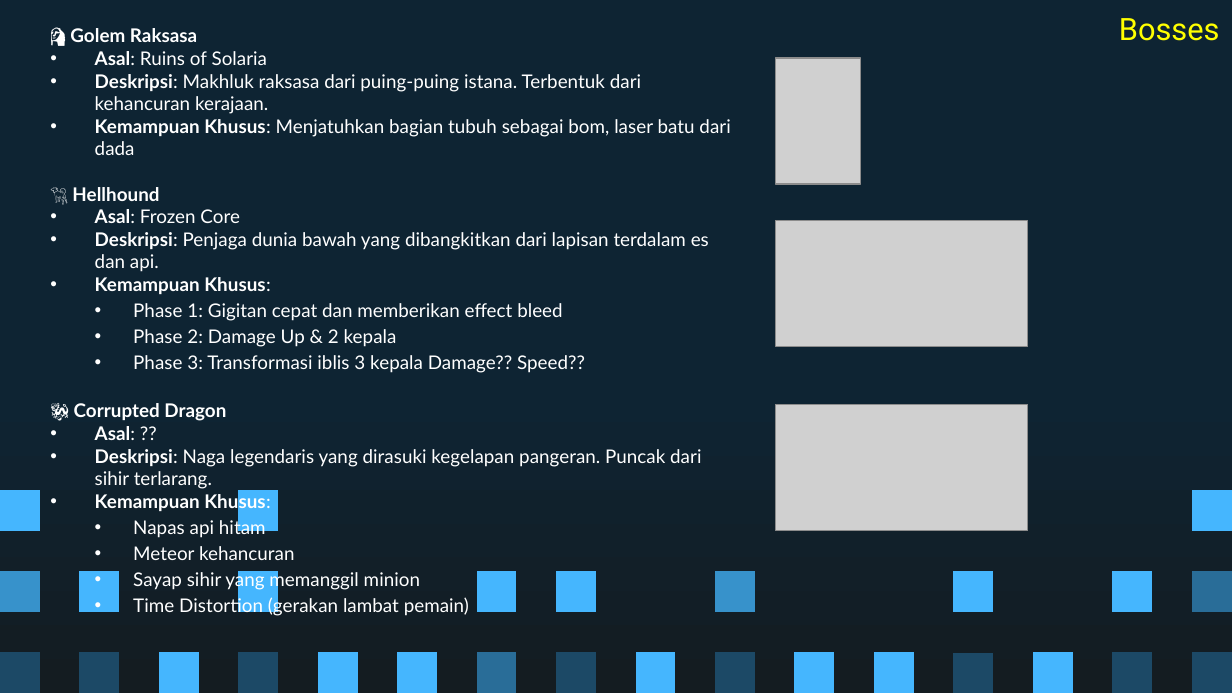
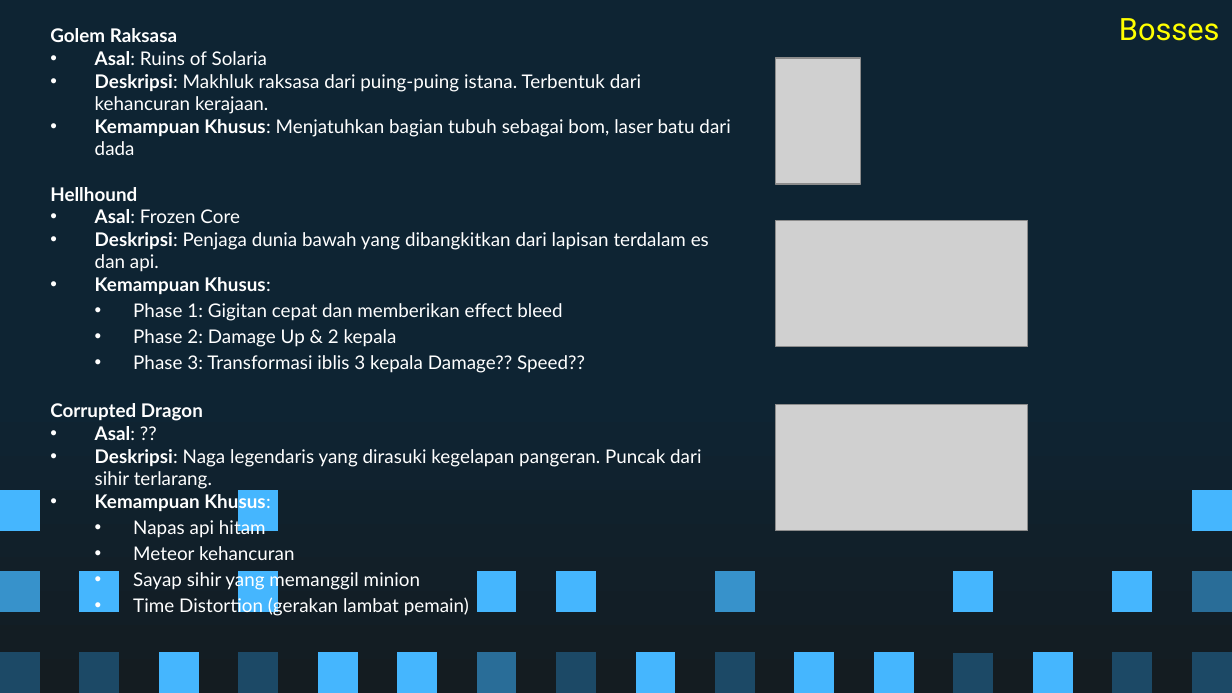
Before and after one commit to Ricardhad/gameProgProject, a slide deck: slide 21 of Super Pixel Vintage Gaming by Slidesgo.pptx. Drawn at 1232x693 pixels with LibreOffice and Linux fonts; fonts in the diff are those of the drawing; grey boxes stand for pictures. Boxes give left, top, right and bottom in pixels: in the first picture for what was removed or moved away, otherwise in the second. Text is boxed around its words. In the diff, an @@ line names an element or a change of style, - is before the commit and + after.

```diff
--- a/Super Pixel Vintage Gaming by Slidesgo.pptx
+++ b/Super Pixel Vintage Gaming by Slidesgo.pptx
@@ subtitle at (50, 28, 177, 42): text changed @@
-🗿 Golem Raksasa
+Golem Raksasa
@@ subtitle at (50, 187, 137, 201): text changed @@
-🐕 Hellhound
+Hellhound
@@ subtitle at (50, 403, 203, 421): text changed @@
-🐉 Corrupted Dragon
+Corrupted Dragon
```
Also in this commit, not shown: 8 other slides changed.
